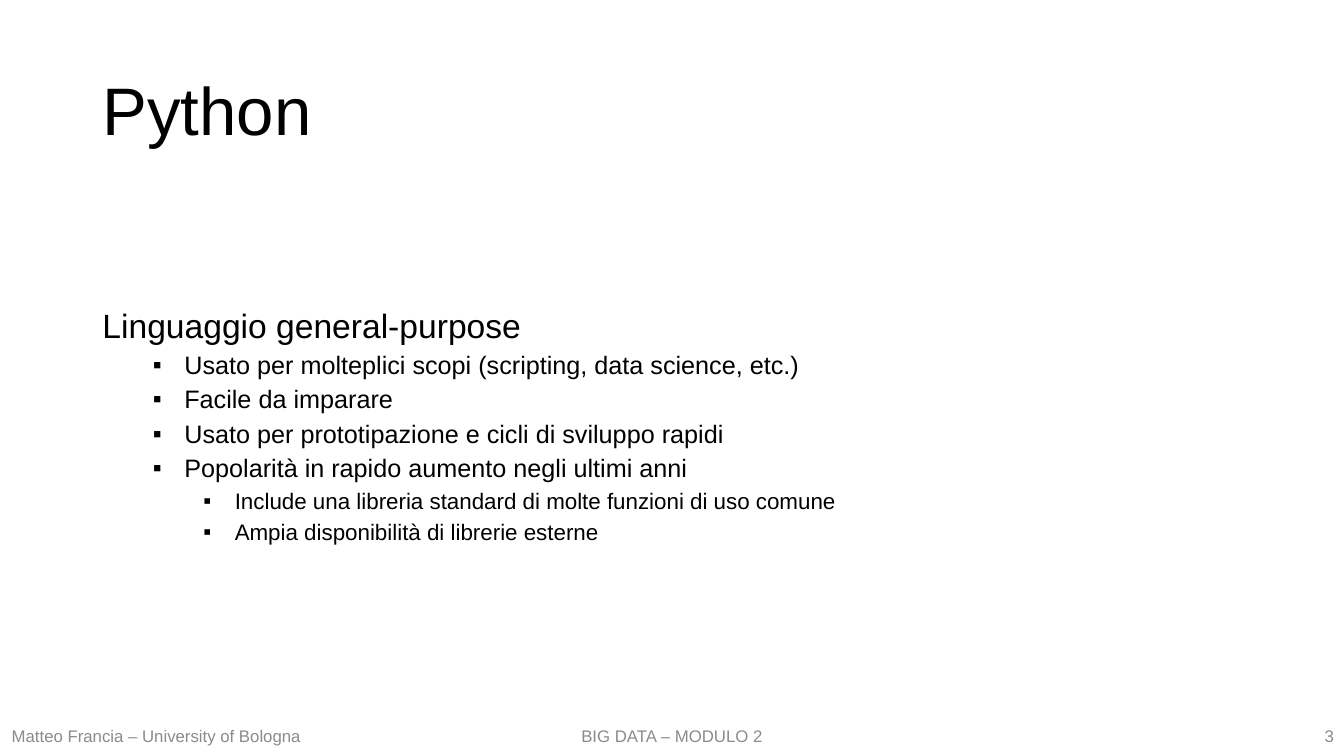
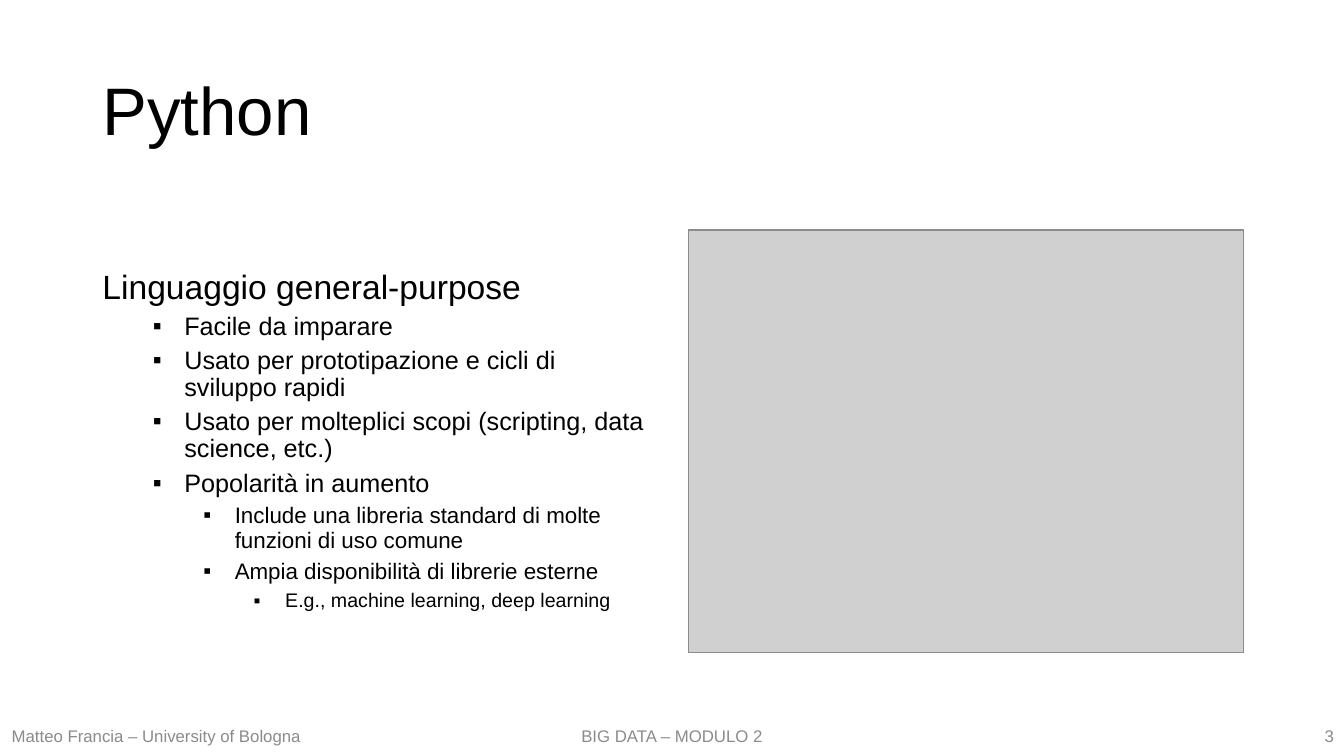
Before and after one commit to w4bo/teaching-handsondatapipelines, a slide deck: slide 3 of 01-DataPreprocessing/slides.pptx. Drawn at 1344x756 pixels with LibreOffice and Linux fonts; fonts in the diff are those of the drawing; grey boxes stand for pictures. Boxes give left, top, right and bottom in pixels: in the first picture for what was removed or moved away, otherwise in the second. Text is boxed around its words. In the diff, an @@ line names an element or a change of style, - is before the commit and + after.

```diff
--- a/01-DataPreprocessing/slides.pptx
+++ b/01-DataPreprocessing/slides.pptx
@@ text "Linguaggio general-purpose": place and size @@
-text "Linguaggio general-purpose" at box(102, 313, 835, 545)
+text "Linguaggio general-purpose" at box(102, 274, 643, 611)
@@ picture added at box(689, 230, 1244, 652) @@
@@ text at box(184, 355, 799, 380): paragraph removed @@
-  ▪ Usato per molteplici scopi (scripting, data science, etc.)
@@ text at box(184, 411, 643, 497): text changed @@
-  ▪ Popolarità in rapido aumento negli ultimi anni
+  ▪ Usato per molteplici scopi (scripting, data science, etc.)
+  ▪ Popolarità in aumento
@@ text at box(285, 592, 610, 611): paragraph added @@
+      ▪ E.g., machine learning, deep learning
```
Also in this commit, not shown: 20 other slides changed, 5 slides added, 4 other files.
